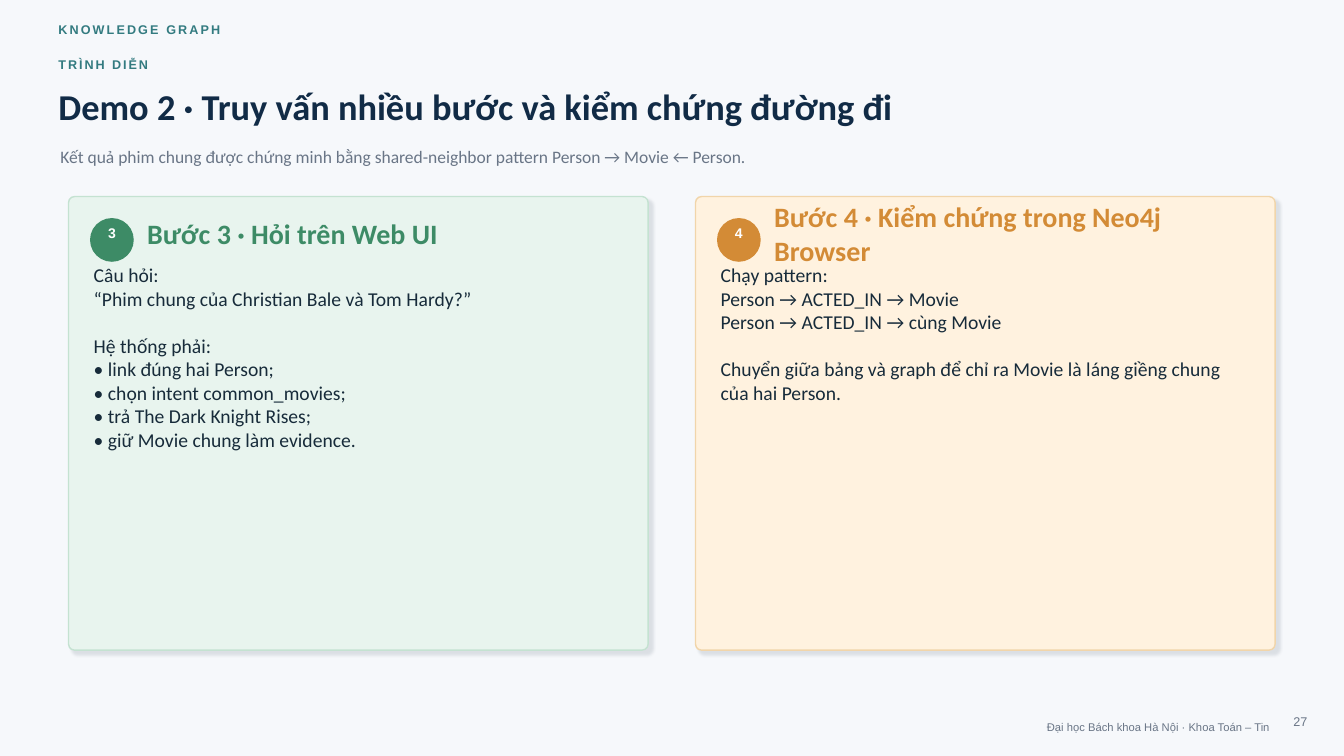
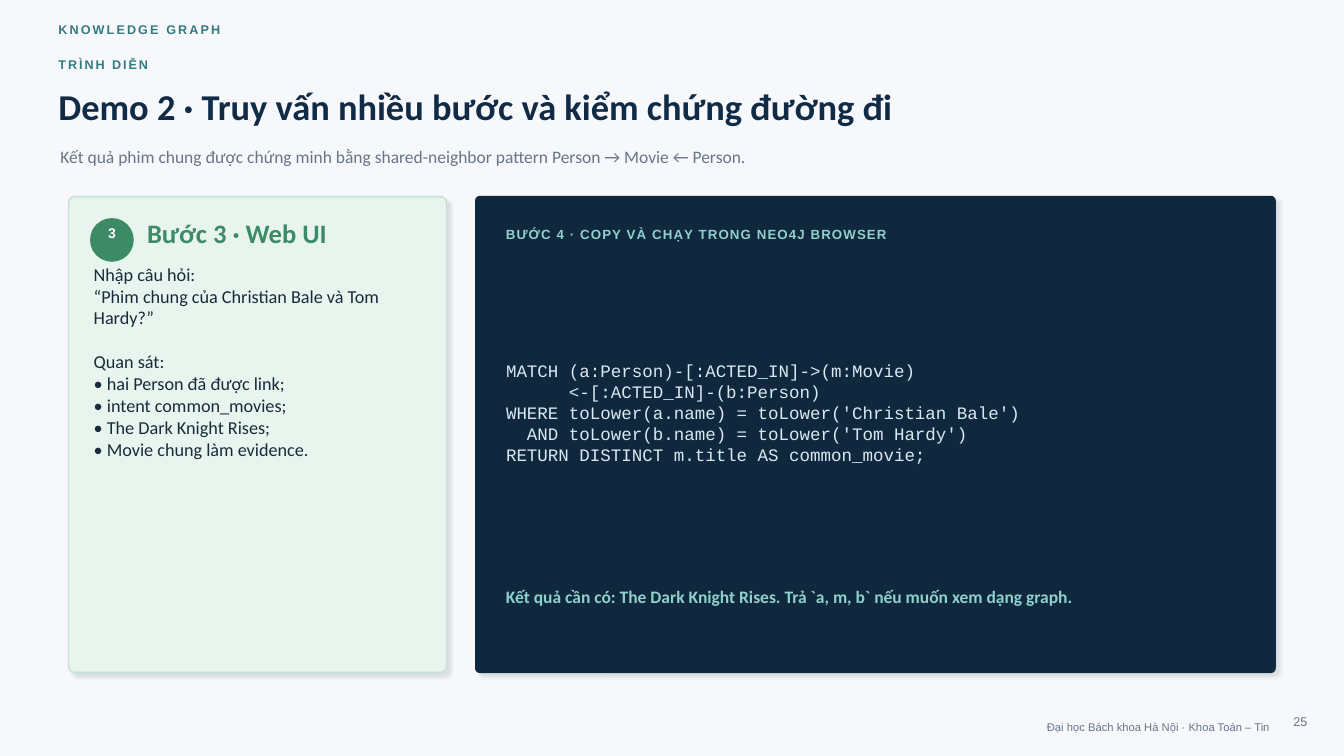
Before and after one commit to khanhhk/advanced_database, a slide deck: slide 25 of docs/deliverables/slide/movie_knowledge_graph_defense.pptx (slide 27 before the commit). Drawn at 1344x756 pixels with LibreOffice and Linux fonts; fonts in the diff are those of the drawing. Boxes give left, top, right and bottom in pixels: in the first picture for what was removed or moved away, otherwise in the second. Text is boxed around its words. In the diff, an @@ line names an element or a change of style, - is before the commit and + after.

```diff
--- a/docs/deliverables/slide/movie_knowledge_graph_defense.pptx
+++ b/docs/deliverables/slide/movie_knowledge_graph_defense.pptx
@@ rounded rectangle: place and size @@
-rounded rectangle at [69, 197, 648, 650]
+rounded rectangle at [69, 197, 447, 673]
@@ rounded rectangle at [69, 197, 447, 673]: proportions changed @@
@@ rounded rectangle: place and size @@
-rounded rectangle at [696, 197, 1275, 650]
+rounded rectangle at [476, 197, 1275, 673]
@@ rounded rectangle at [476, 197, 1275, 673]: fill #FFF2DF to #10283D; outline #F1D5AA 1 pt to #10283D 1 pt; proportions changed @@
@@ text at [147, 224, 326, 243]: text changed; size 20 to 19 pt @@
-Bước 3 · Hỏi trên Web UI
+Bước 3 · Web UI
@@ text at [506, 229, 887, 242]: text changed; size 20 to 9.5 pt; font Calibri to Arial; text colour #D38B36 to #8FD0CC @@
-Bước 4 · Kiểm chứng trong Neo4j Browser
+BƯỚC 4 · COPY VÀ CHẠY TRONG NEO4J BROWSER
@@ ellipse removed at [718, 219, 760, 261] @@
@@ text removed at [735, 228, 743, 238] @@
-4
@@ text at [94, 268, 195, 284]: text changed; size 14 to 13 pt @@
-Câu hỏi:
+Nhập câu hỏi:
@@ text removed at [721, 268, 1220, 400] @@
-Chạy pattern:
-Person → ACTED_IN → Movie
-Person → ACTED_IN → cùng Movie
-Chuyển giữa bảng và graph để chỉ ra Movie là láng giềng chung của hai Person.
@@ text at [94, 290, 379, 327]: size 14 to 13 pt in "“Phim chung của Christian Bale và Tom ..." @@
@@ text at [94, 355, 309, 459]: text changed; size 14 to 13 pt @@
-Hệ thống phải:
-• link đúng hai Person;
-• chọn intent common_movies;
-• trả The Dark Knight Rises;
-• giữ Movie chung làm evidence.
+Quan sát:
+• hai Person đã được link;
+• intent common_movies;
+• The Dark Knight Rises;
+• Movie chung làm evidence.
@@ text added at [506, 365, 1020, 464], 12.5 pt, text #D9E8F2 @@
+MATCH (a:Person)-[:ACTED_IN]->(m:Movie)
+<-[:ACTED_IN]-(b:Person)
+WHERE toLower(a.name) = toLower('Christian Bale')
+AND toLower(b.name) = toLower('Tom Hardy')
+RETURN DISTINCT m.title AS common_movie;
@@ text added at [506, 590, 1072, 606], 12.5 pt, text #8FD0CC, bold @@
+Kết quả cần có: The Dark Knight Rises. Trả `a, m, b` nếu muốn xem dạng graph.
@@ page number at [1293, 717, 1307, 726]: text changed @@
-27
+25
```
Also in this commit, not shown: 3 other slides changed, 1 slide added, 3 slides removed, 5 other files.
